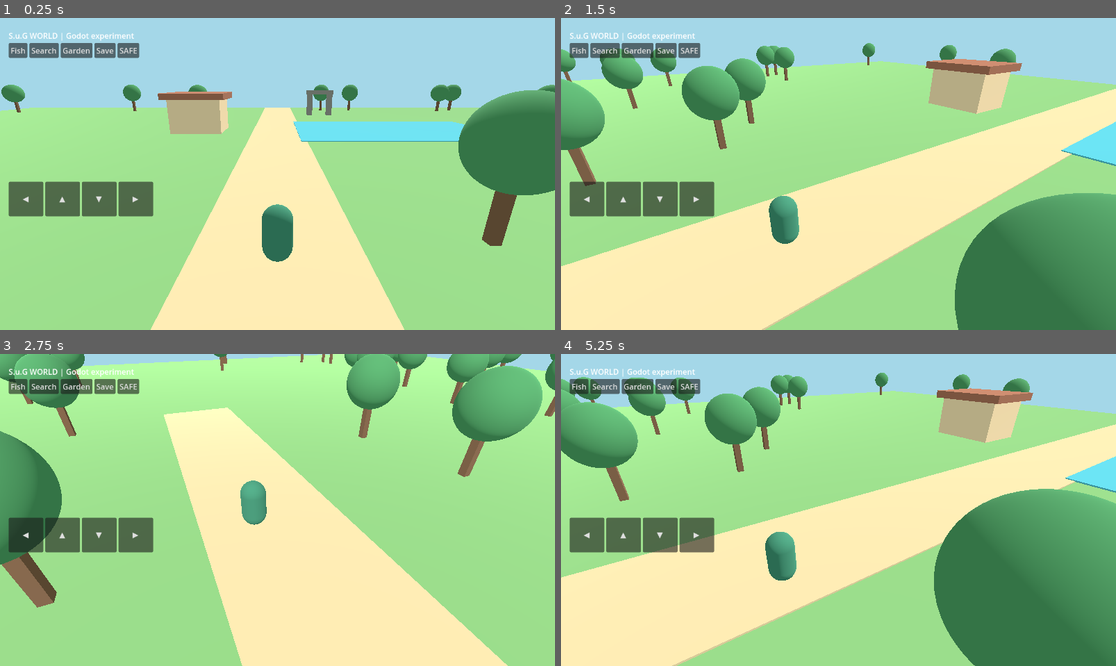
Above: before the commit, frames 1-4 (two rows, left to right).
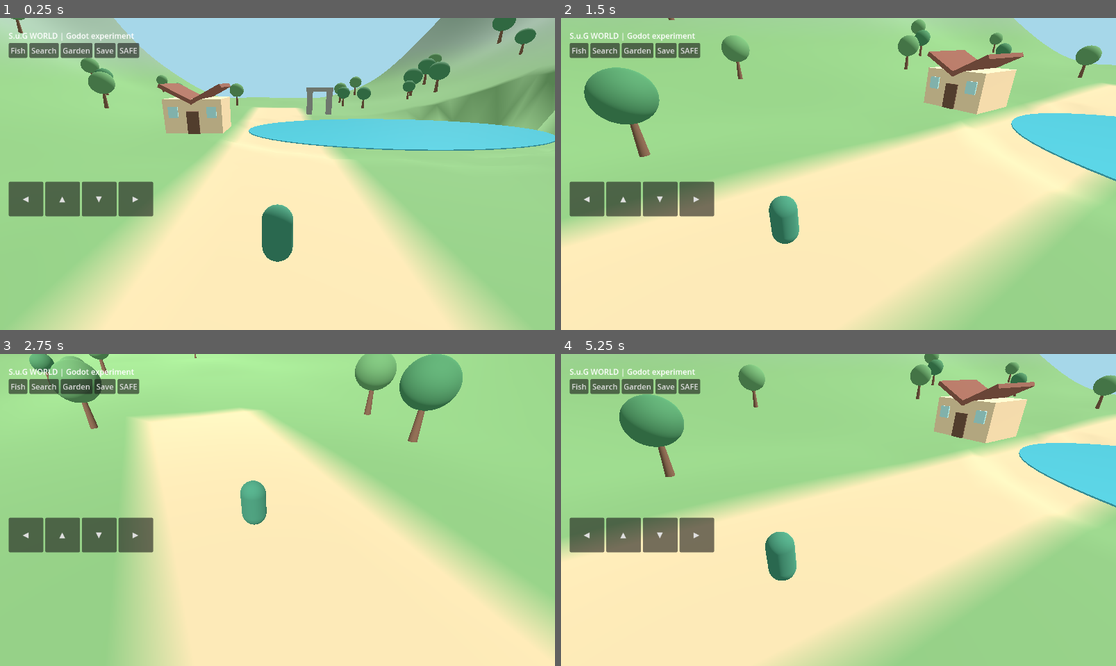
Above: after the commit, the same moments.

Repository: koji06ochi-ship-it/SUG-WORLD-3D
Game: Godot game, scene res://main.tscn
The game is run twice, just before and just after one commit, with the same random seed, the same clock (stepped at 60 frames per second) and the same inputs.
Inputs (mouse positions are in pixels of both pictures, inside the frame that each line leads up to):
- Up to frame 1 (0.25 s): no input
- Up to frame 2 (1.5 s): move the mouse to (960, 158) at 0.52 s; hold D 0.53-1.25 s; click (960, 158) at 0.67 s; drag from (727, 189) to (810, 236) at 1.27 s
- Up to frame 3 (2.75 s): move the mouse to (333, 441) at 2.02 s; hold D from 2.03 s (still down)
- Up to frame 4 (5.25 s): release D at 2.75 s; drag from (810, 572) to (672, 463) at 2.77 s; move the mouse to (1005, 556) at 3.52 s; hold A 3.53-4.25 s; drag from (672, 463) to (755, 432) at 4.27 s; move the mouse to (866, 510) at 5.02 s; hold S from 5.03 s (still down); click (866, 510) at 5.17 s

The runs differ from the first frame. In frame 1, 40% of the frame differs, in the area x 0-100%, y 0-100%; in frame 2, 51%; in frame 3, 36%; in frame 4, 53%.

Commit message:
Connect new Godot landscape while preserving gameplay and save

Diff:
--- a/valley.gd
+++ b/valley.gd
@@ -18,7 +18,9 @@
 var touch_turn := 0.0
 
 func _ready() -> void:
-    _create_environment()
+    var landscape := preload("res://landscape.gd").new()
+    landscape.name = "WORLD_Landscape"
+    add_child(landscape)
     _create_player()
     _create_ui()
     set_process_unhandled_input(true)
